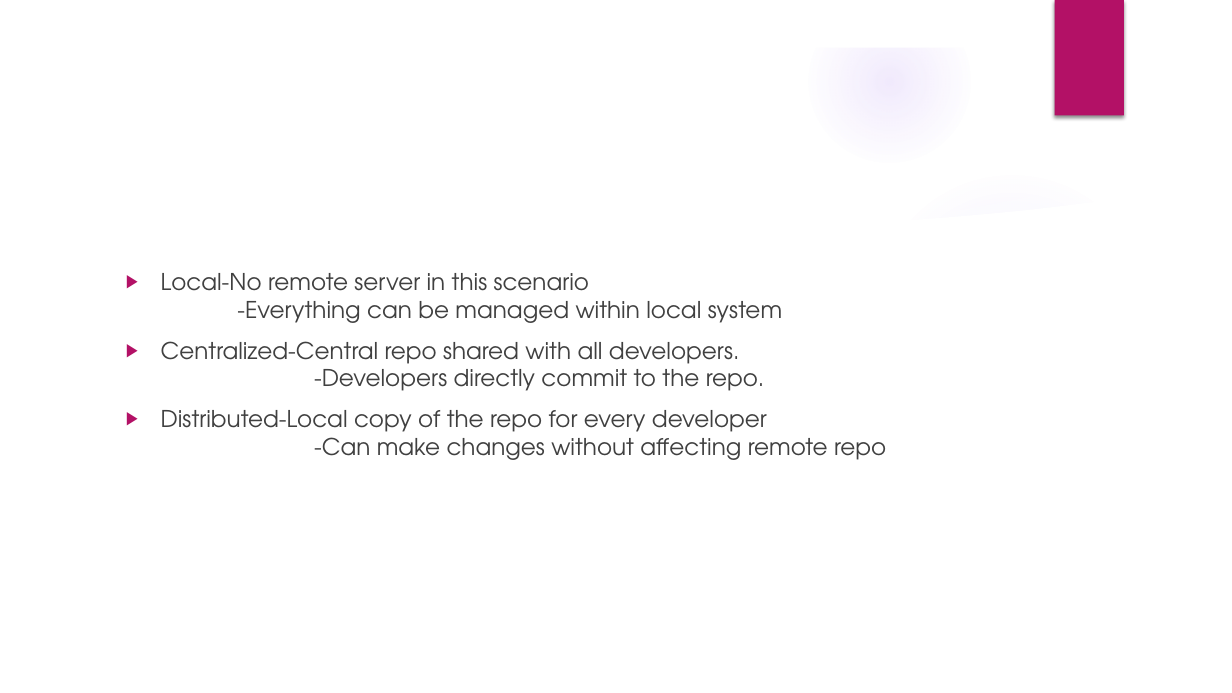
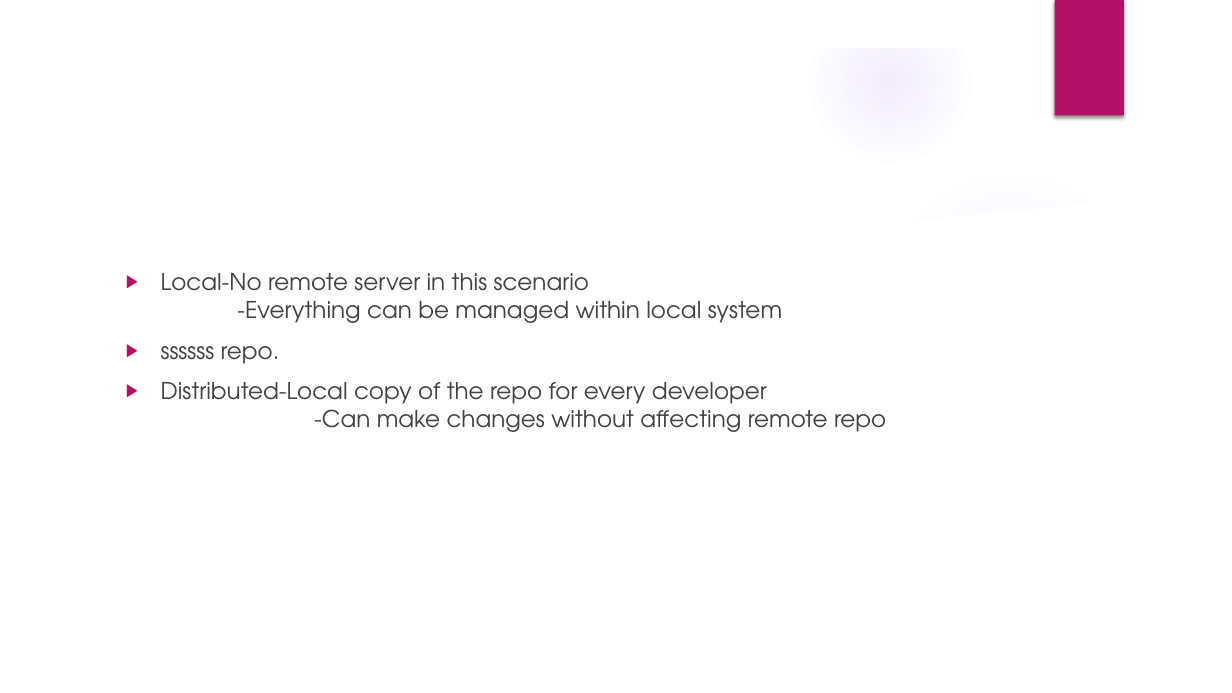
Before and after one commit to ShivakrishnanR/boys_repo, a slide deck: slide 3 of my_folder/Presentation (1).pptx. Drawn at 1232x693 pixels with LibreOffice and Linux fonts; fonts in the diff are those of the drawing; background and template pictures are left out. Boxes give left, top, right and bottom in pixels: in the first picture for what was removed or moved away, otherwise in the second. Text is boxed around its words. In the diff, an @@ line names an element or a change of style, - is before the commit and + after.

Commit message:
pptx modified

```diff
--- a/my_folder/Presentation (1).pptx
+++ b/my_folder/Presentation (1).pptx
@@ text at [161, 346, 280, 364]: text changed @@
-▶ Centralized-Central repo shared with all developers.
-  -Developers directly commit to the repo.
+▶ ssssss repo.
```
